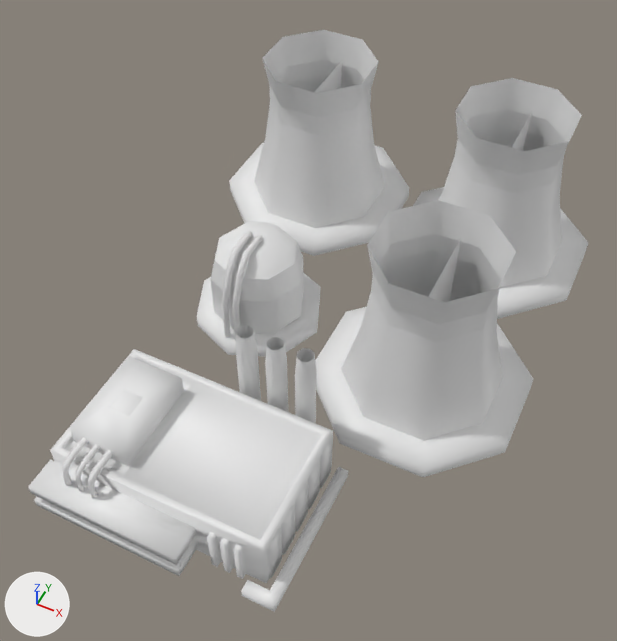
One commit to the FBX model Assets/Resources/FinalGameModels/#Nuclear Plant.fbx: the scene before it, then after it.
Camera for both pictures: a camera (50 mm lens) standing at (1.24, -2.66, 3.42) and looking at (-0.04, -0.09, 0.21). The axes (+X, +Y, +Z) are drawn at lower left. The lights are the same throughout. Where no turn or scale is listed for an object, it has been applied to the vertices.

Objects in the first picture: 'accent', 'accent_2', 'dark_grey_base', 'dark_grey_base_2', 'dark_grey_base_3', 'grey_mid_top', 'tall_pipes', 'white_base', 'white_base_2', 'white_pipe', 'white_pipe_2', 'white_pipe_3'.
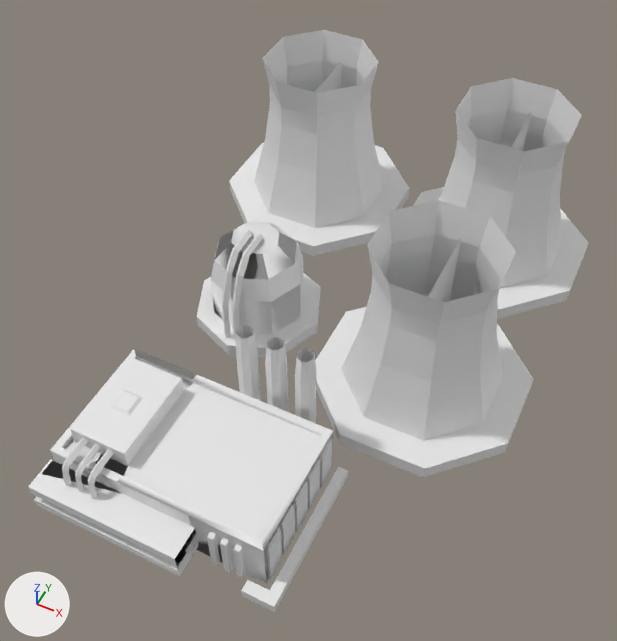
Boxes (x1, y1, x2, y2) around the edits, measured in the pictures (617 x 641 px):
```json
{"part": 1, "of": "me_mesh_020", "change": "shading changed", "before": [28, 349, 333, 583], "after": [28, 349, 333, 583]}
{"part": 2, "of": "me_mesh_019", "change": "shading changed", "before": [70, 357, 184, 466], "after": [70, 357, 184, 466]}
{"part": 3, "of": "me_mesh_013", "change": "shading changed", "before": [210, 221, 304, 334], "after": [210, 221, 304, 334]}
```

The change, as JSON lines over the scene's bpy script:
```json
{"block": "me_mesh_020", "where": "me_mesh_020.from_pydata(...)  # 75 vertices, 48 faces; spans x -0.552..0.529, y -0.478..0.322, z -0.15..0.236"}
{"block": "me_mesh_020", "where": "# used by ob_white_base_2; location = (-0.16, -0.996, 0.115)"}
{"block": "me_mesh_020", "change": "me_mesh_020 part 1: edges marked sharp go from 0 to 86"}
{"block": "me_mesh_019", "where": "me_mesh_019.from_pydata(...)  # 75 vertices, 8 faces; spans x -0.552..0.529, y -0.478..0.322, z -0.15..0.236"}
{"block": "me_mesh_019", "where": "# used by ob_grey_mid_top; location = (-0.16, -0.996, 0.115)"}
{"block": "me_mesh_019", "change": "me_mesh_019 part 2: edges marked sharp go from 0 to 8"}
{"block": "me_mesh_013", "where": "me_mesh_013.from_pydata(...)  # 74 vertices, 17 faces; spans x -0.349..0.349, y -0.349..0.349, z -0.41..0.41"}
{"block": "me_mesh_013", "where": "# used by ob_white_base; location = (-0.412, 0.051, 0.13)"}
{"block": "me_mesh_013", "change": "me_mesh_013 part 3: edges marked sharp go from 0 to 23"}
{"op": "set", "path": "ob_accent", "old": "bpy.data.objects.new('accent', me_mesh_005)", "new": "bpy.data.objects.new('accent', me_mesh_008)"}
{"op": "set", "path": "ob_dark_grey_base", "old": "bpy.data.objects.new('dark_grey_base', me_mesh_004)", "new": "bpy.data.objects.new('dark_grey_base', me_mesh_007)"}
```
